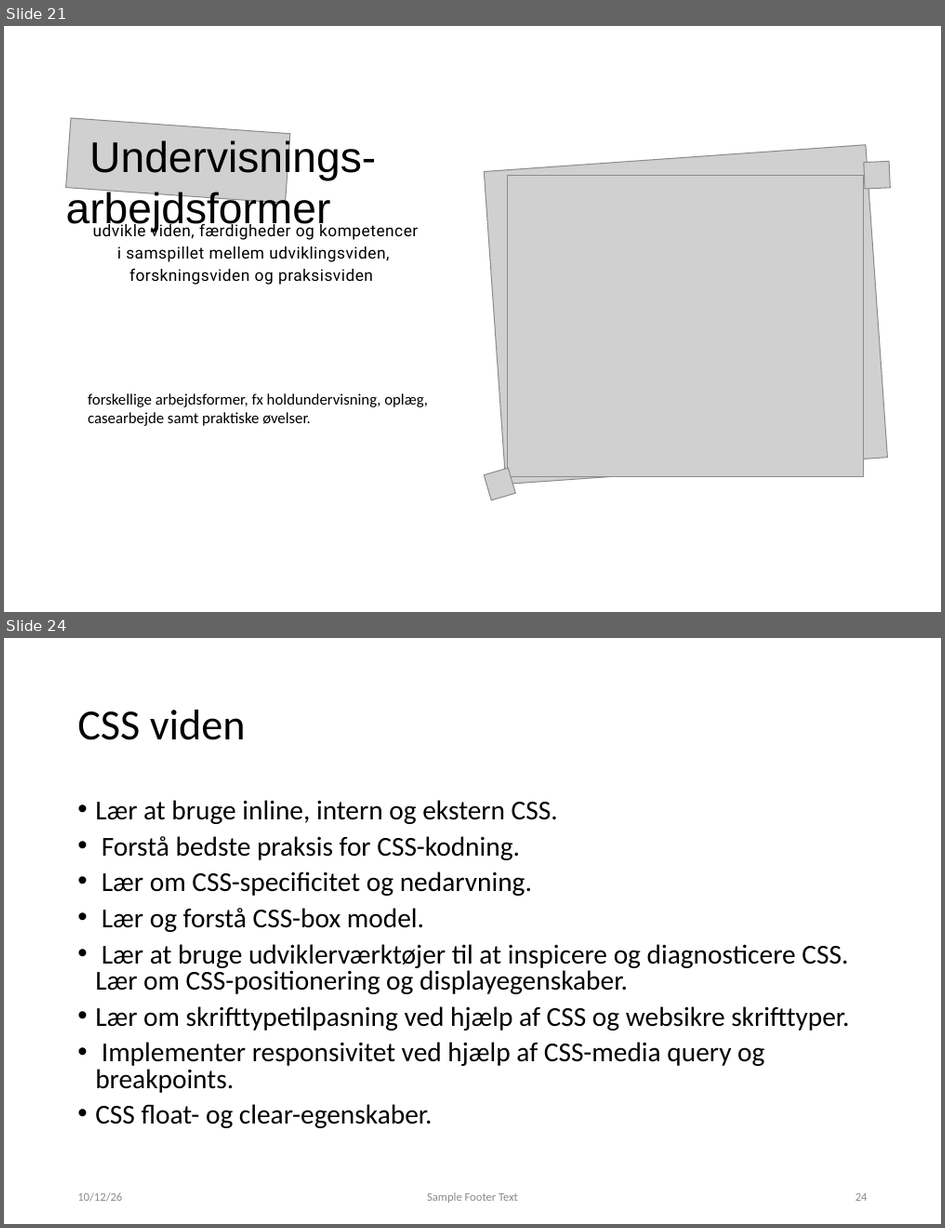
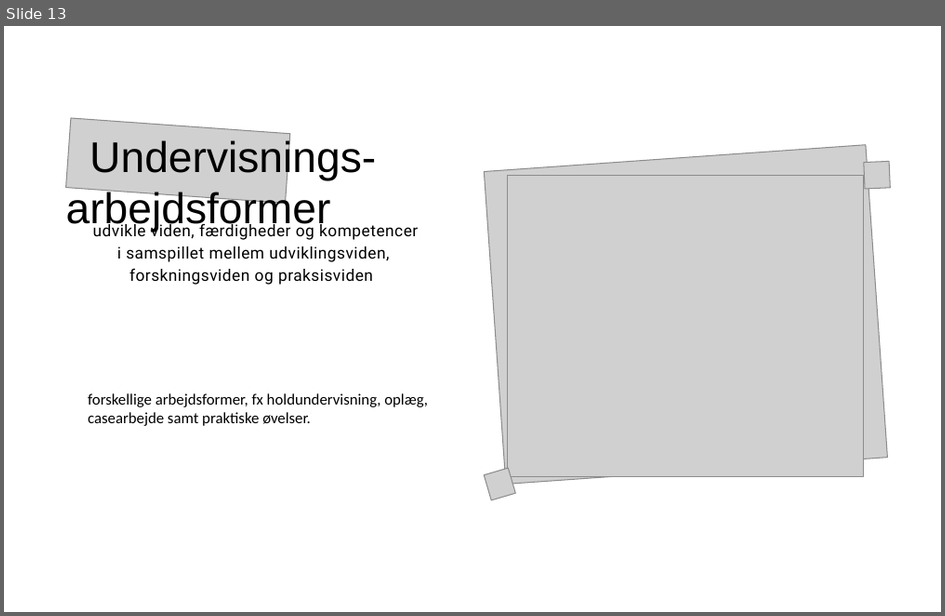
Before and after one commit to xiaoleibi/DMU26, a slide deck: UX valgfag2026.pptx. Shown one above the other, each under a label of ours: slides 21 and 24 before the commit, slide 13 after it; the slides between them are not shown. The pictures are 945x1228 and 945x616 pixels, drawn with LibreOffice and Linux fonts; fonts in the diff are those of the drawing; grey boxes stand for pictures. Boxes give left, top, right and bottom in pixels: in the first picture for what was removed or moved away, otherwise in the second. Text is boxed around its words. In the diff, an @@ line names an element or a change of style, - is before the commit and + after.

```diff
--- a/UX valgfag2026.pptx
+++ b/UX valgfag2026.pptx
@@ slide 24 removed at box(4, 638, 941, 1224), background #FFFFFF @@
@@ title removed at box(77, 710, 246, 740) @@
-CSS viden
@@ text removed at box(95, 800, 849, 1128) @@
-• Lær at bruge inline, intern og ekstern CSS.
-• Forstå bedste praksis for CSS-kodning.
-• Lær om CSS-specificitet og nedarvning.
-• Lær og forstå CSS-box model.
-• Lær at bruge udviklerværktøjer til at inspicere og diagnosticere CSS. Lær om CSS-positionering og displayegenskaber.
-• Lær om skrifttypetilpasning ved hjælp af CSS og websikre skrifttyper.
-• Implementer responsivitet ved hjælp af CSS-media query og breakpoints.
-• CSS float- og clear-egenskaber.
@@ text removed at box(77, 1192, 122, 1202) @@
-10/12/26
@@ text removed at box(427, 1192, 518, 1203) @@
-Sample Footer Text
@@ page number removed at box(856, 1193, 868, 1201) @@
-24
@@ what was slide 21 is now slide 13 @@
```
Also in this commit, not shown: 4 slides changed, 1 slide added, 12 other slides removed.
